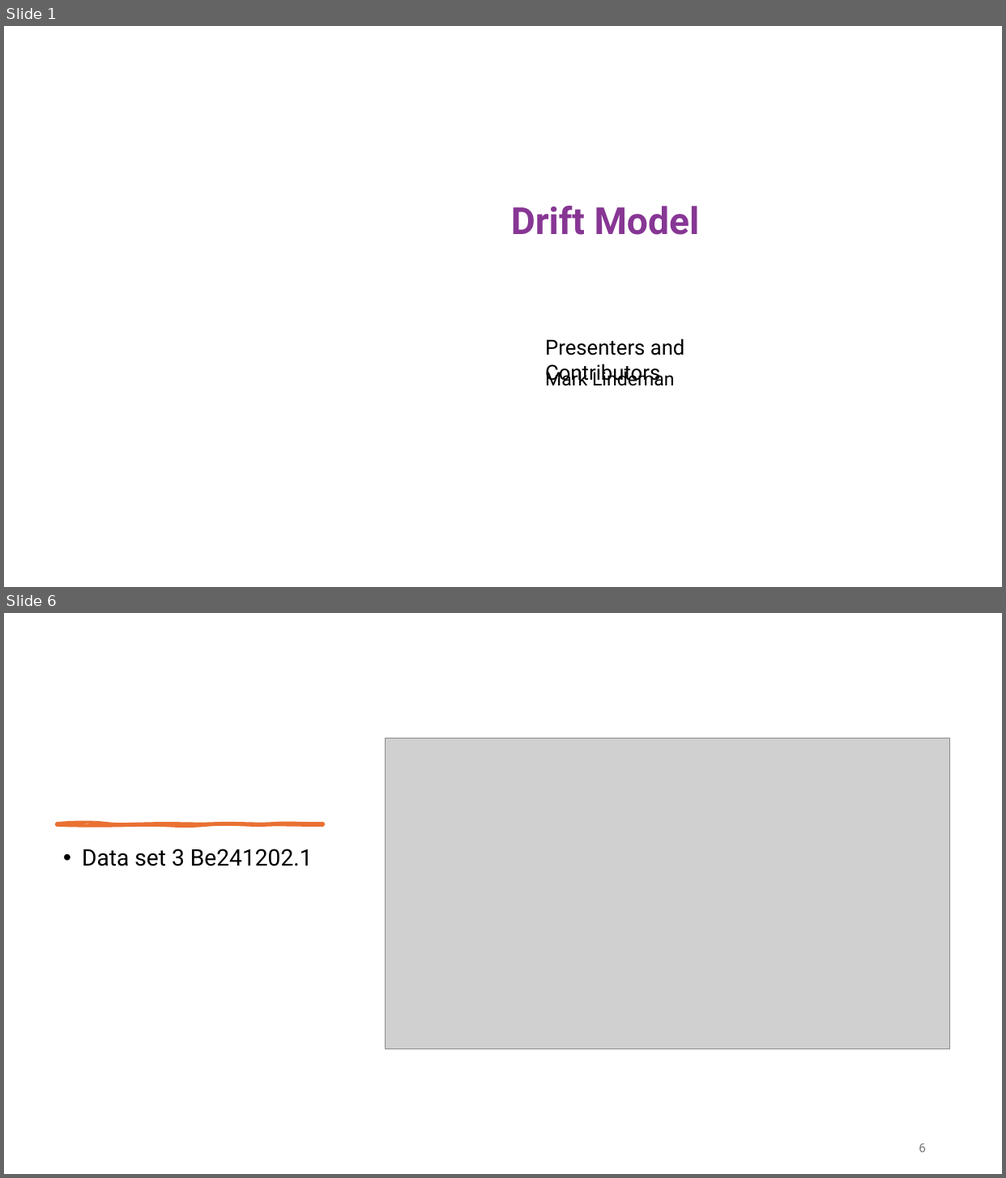
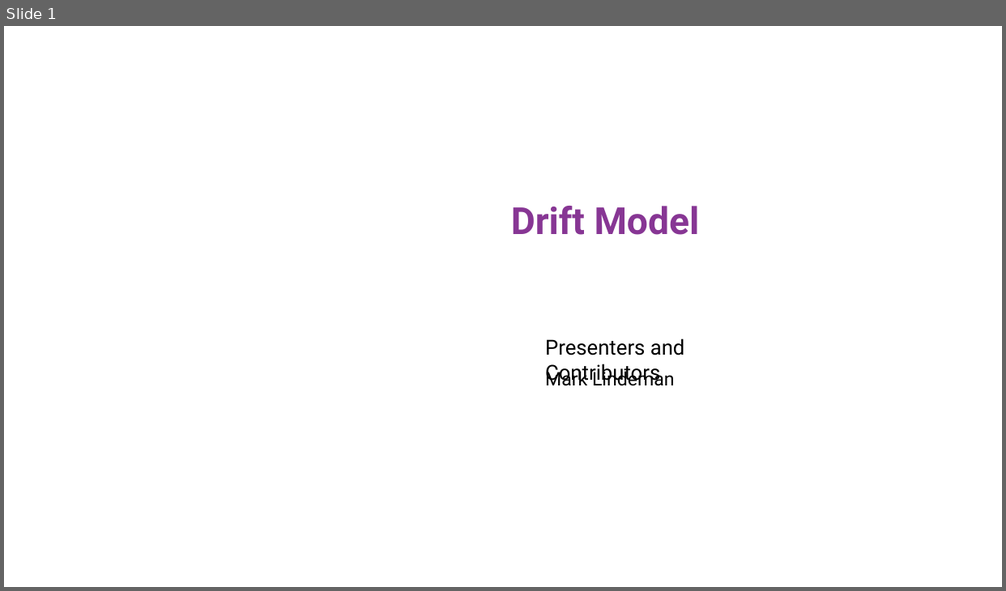
Before and after one commit to malindeman1999/python_drift_model, a slide deck: 2026-4-27 drift model.pptx. Shown one above the other, each under a label of ours: slides 1 and 6 before the commit, slide 1 after it; the slides between them are not shown. The pictures are 1006x1178 and 1006x591 pixels, drawn with LibreOffice and Linux fonts; fonts in the diff are those of the drawing; grey boxes stand for pictures; background and template pictures are left out. Boxes give left, top, right and bottom in pixels: in the first picture for what was removed or moved away, otherwise in the second. Text is boxed around its words. In the diff, an @@ line names an element or a change of style, - is before the commit and + after.

```diff
--- a/2026-4-27 drift model.pptx
+++ b/2026-4-27 drift model.pptx
@@ slide 6 removed at <box>4,613,1002,1174</box>, background #FFFFFF @@
@@ picture removed at <box>385,738,950,1049</box> @@
@@ freeform shape removed at <box>57,824,323,825</box> @@
@@ text removed at <box>82,849,313,867</box> @@
-• Data set 3 Be241202.1
@@ page number removed at <box>918,1144,926,1152</box> @@
-6
```
Also in this commit, not shown: 4 slides changed, 14 slides added, 3 other slides removed, 4 other files.
